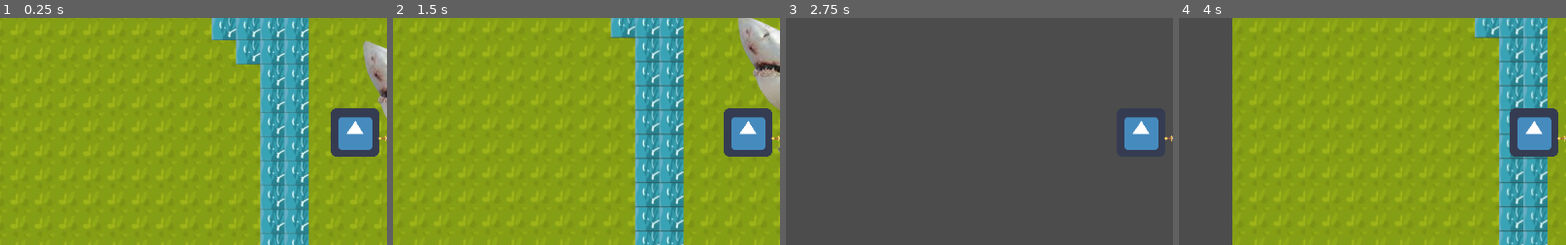
Above: before the commit, frames 1-4 (left to right).
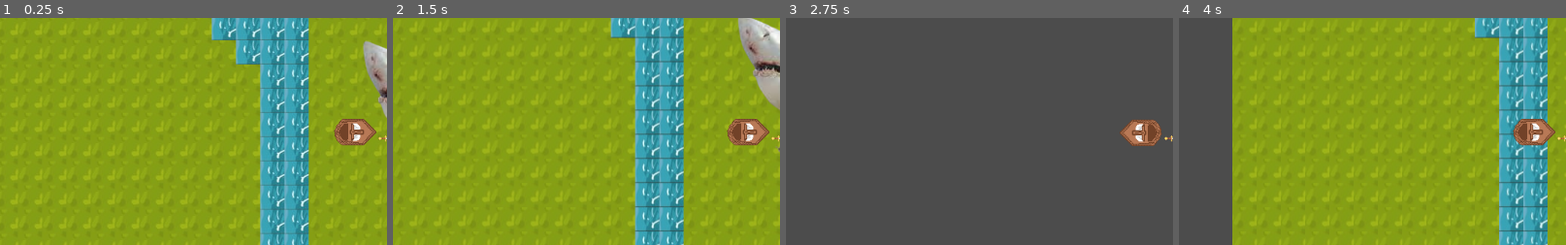
Above: after the commit, the same moments.

Repository: jacobjameskbb/GameDev2022-RPG
Game: Godot game, scene res://scences/Main.tscn
The game is run twice, just before and just after one commit, with the same random seed, the same clock (stepped at 60 frames per second) and the same inputs. The engine's default icon, where the game draws it, is replaced by a stand-in: a white triangle on a blue panel in a dark square.
Inputs (mouse positions are % of the whole screen's width and height, from its top left):
- Up to frame 1 (0.25 s): no input
- Up to frame 2 (1.5 s): tap Enter at 0.5 s; move the mouse to (72, 45) at 0.52 s; hold D (right) from 0.53 s (still down); tap Ctrl (crouch) at 0.6 s; tap Space (jump) at 0.77, 1.25 s; move the mouse to (30, 55) at 1.27 s; click (30, 55) at 1.35 s
- Up to frame 3 (2.75 s): tap Space (jump) at 1.52 s; tap Enter at 2 s; move the mouse to (60, 28) at 2.02 s; release D (right) at 2.03 s; hold A (left) from 2.03 s (still down); tap Ctrl (crouch) at 2.1 s
- Up to frame 4 (4 s): move the mouse to (45, 70) at 2.77 s; release A (left) at 2.78 s; hold D (right) from 2.78 s (still down); click (45, 70) at 2.85 s; tap Space (jump) at 3.02, 3.77 s; move the mouse to (80, 65) at 3.52 s; tap Ctrl (crouch) at 3.6 s
The pictures show only the part of the screen within x 4-54%, y 25-75%; the shares and areas given below are measured in that part.

The runs differ from the first frame. In frame 1, 2.6% of the frame differs, in the area x 85-98%, y 39-62%; in frame 2, 2.6%; in frame 3, 1.3%; in frame 4, 2.5%.

Commit message:
Boat

Diff:
--- a/player/player.gd
+++ b/player/player.gd
@@ -14,15 +14,19 @@
 	if Input.is_action_pressed("up"):
 		velocity.y -= 1
 		direction = Vector2(0, -1)
+		$AnimatedSprite.animation = "boat_up"
 	if Input.is_action_pressed("down"):
 		velocity.y += 1
 		direction = Vector2(0, 1)
+		$AnimatedSprite.animation = "boat_down"
 	if Input.is_action_pressed("left"):
 		velocity.x -= 1
 		direction = Vector2(-1, 0)
+		$AnimatedSprite.animation = "boat_left"
 	if Input.is_action_pressed("right"):
 		velocity.x += 1
 		direction = Vector2 (1, 0)
+		$AnimatedSprite.animation = "boat_right"
 
 	velocity = velocity.normalized()
 	velocity = move_and_slide(velocity * 1000)
--- a/player/player.tscn
+++ b/player/player.tscn
@@ -1,8 +1,11 @@
-[gd_scene load_steps=6 format=2]
+[gd_scene load_steps=10 format=2]
 
-[ext_resource path="res://assets/icon.png" type="Texture" id=1]
+[ext_resource path="res://assets/sprites/boat south.png" type="Texture" id=1]
 [ext_resource path="res://player/player.gd" type="Script" id=2]
 [ext_resource path="res://player/weapon.tscn" type="PackedScene" id=3]
+[ext_resource path="res://assets/sprites/boat west.png" type="Texture" id=4]
+[ext_resource path="res://assets/sprites/boatnorth.png" type="Texture" id=5]
+[ext_resource path="res://assets/sprites/boat east.png" type="Texture" id=6]
 
 [sub_resource type="RectangleShape2D" id=1]
 extents = Vector2( 32, 32 )
@@ -10,12 +13,32 @@
 [sub_resource type="RectangleShape2D" id=2]
 extents = Vector2( 32.5, 32 )
 
+[sub_resource type="SpriteFrames" id=3]
+animations = [ {
+"frames": [ ExtResource( 6 ) ],
+"loop": true,
+"name": "boat_right",
+"speed": 5.0
+}, {
+"frames": [ ExtResource( 5 ) ],
+"loop": true,
+"name": "boat_up",
+"speed": 5.0
+}, {
+"frames": [ ExtResource( 1 ) ],
+"loop": true,
+"name": "boat_down",
+"speed": 5.0
+}, {
+"frames": [ ExtResource( 4 ) ],
+"loop": true,
+"name": "boat_left",
+"speed": 5.0
+} ]
+
 [node name="player" type="KinematicBody2D"]
 collision_mask = 7
 script = ExtResource( 2 )
-
-[node name="Sprite" type="Sprite" parent="."]
-texture = ExtResource( 1 )
 
 [node name="CollisionShape2D" type="CollisionShape2D" parent="."]
 shape = SubResource( 1 )
@@ -29,3 +52,8 @@
 [node name="CollisionShape2D" type="CollisionShape2D" parent="hitbox"]
 position = Vector2( -0.5, 0 )
 shape = SubResource( 2 )
+
+[node name="AnimatedSprite" type="AnimatedSprite" parent="."]
+frames = SubResource( 3 )
+animation = "boat_right"
+playing = true
Not shown, added: assets/Pixilart Sprite Sheet (3).png.import
Not shown, added: assets/Pixilart Sprite Sheet.png.import
Not shown, added: assets/pixil-frame-0.png.import
Not shown, added: assets/pixil-frame-1.png.import
Not shown, added: assets/sprites/boat east.png.import
Not shown, added: assets/sprites/boat south.png.import
Not shown, added: assets/sprites/boat west.png.import
Not shown, added: assets/sprites/boatnorth.png.import
Not shown, added: assets/sprites/playerattack.png.import
Not shown, added: assets/sprites/playeridle.png.import
Not shown, added: assets/sprites/playerwalk1.png.import
Not shown, added: assets/sprites/playerwalk2.png.import
(and 2 more such lines)
